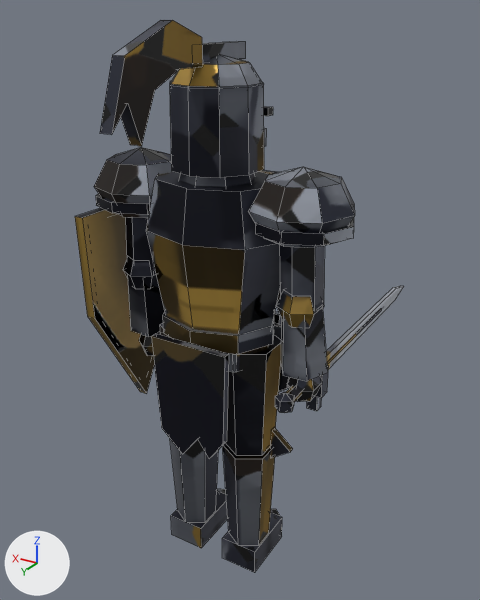
One commit to the Blender file assets/models/src/knight.blend: the scene before it, then after it.
Both versions are drawn from a 50 mm lens placed at (-1.022, 1.579, 1.758), pointed at (0.054, -0.214, 0.861). The axes (+X, +Y, +Z) are drawn at lower left. The lights are the same throughout. The first picture is the older version. Mesh edges are drawn as thin lines.

Names of what the first picture shows: 'KnightMesh'.
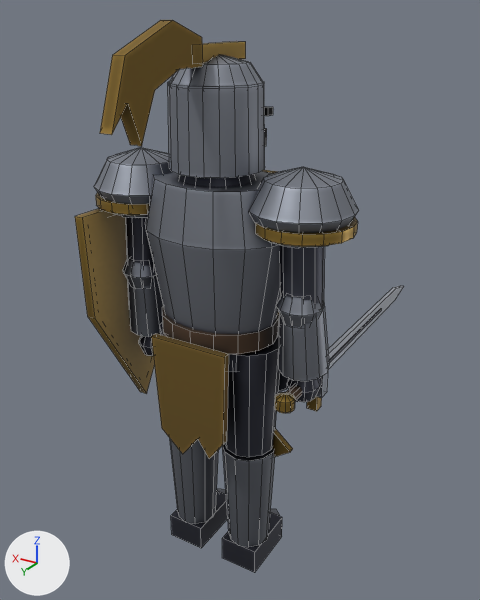
Location of each change, [x1, y1, x2, y2] in pixels of the pictures (480 x 600 px):
part 1 of me_knightmesh, built on: before [262, 343, 294, 455]; after [94, 55, 359, 547]
part 2 of me_knightmesh, shading changed: [75, 20, 394, 573] in both

Patch to the scene script:
```diff
--- a/assets/models/src/knight.blend.py
+++ b/assets/models/src/knight.blend.py
@@ me_knightmesh @@
 # used by ob_knightmesh; location = (0.0, 0.0, 0.0)
-me_knightmesh.from_pydata(...)  # 762 vertices, 662 faces; spans x -0.42..0.42, y -0.94..0.45, z -0.02..1.75
+me_knightmesh.from_pydata(...)  # 1200 vertices, 1082 faces; spans x -0.42..0.42, y -0.94..0.45, z -0.02..1.75
+# me_knightmesh part 1: 6 vertices moved from x -0.3..0.04, y -0.04..0.08, z 0.47..0.75 to x -0.31..0.04, y -0.04..0.1, z 0.47..0.75; 438 vertices added at x -0.41..0.41, y -0.17..0.17, z 0.09..1.64
+# me_knightmesh part 2: 224 kept faces spanning x -0.33..0.41, y -0.94..0.45, z -0.02..1.75 are now shaded smooth
 me_knightmesh.materials.append(mat_knightmesh_baked)
```
